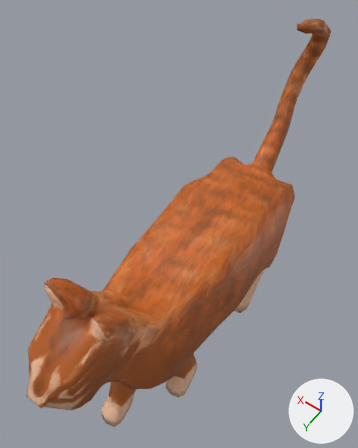
The FBX model CatOnALedge2/Assets/Art/Cat_Assets/Cat_Animated.fbx as it was, and as the next commit left it.
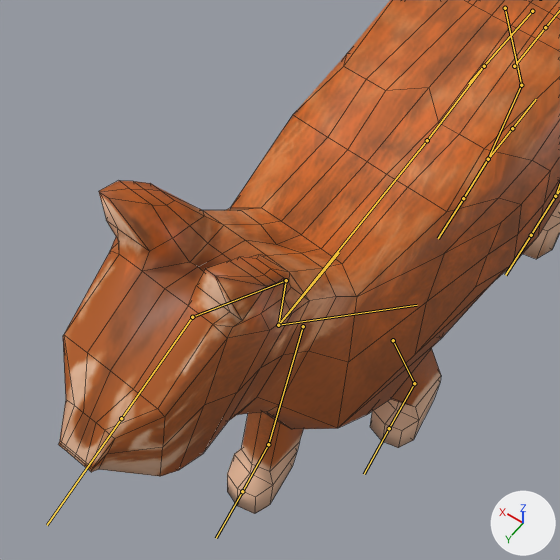
Each version is shown whole from a 50 mm camera at (-1.67, 2.57, 6.67) aimed at (0.36, -0.27, 2.2), then close up on the part from 0% to 70% of the width and 44% to 100% of the height. Arrows for +X, +Y and +Z are at lower right; the lights stay in place. Both versions are drawn at frame 17 of the action 'Armature|Jump'; the numbers are the values there. The bones that bend it are drawn over the model as lines in the close-ups. The close-ups show mesh edges as thin lines.

In view in the first close-up: 'CatMesh'.
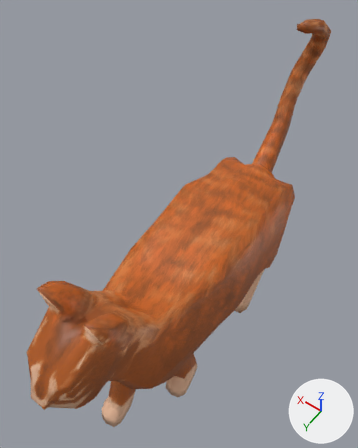
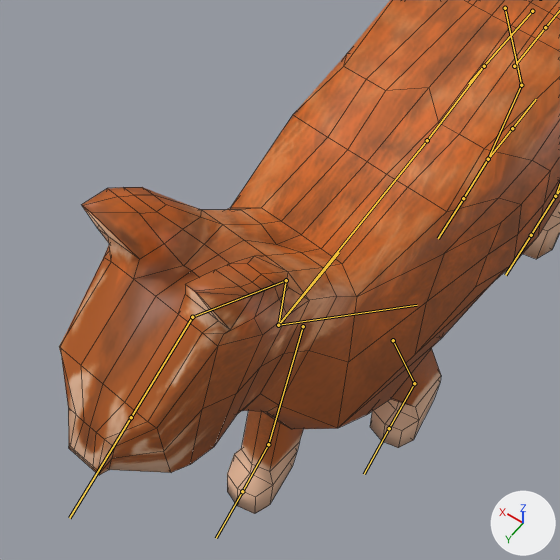
The change, as a diff of the scene's bpy script:
```diff
--- a/CatOnALedge2/Assets/Art/Cat_Assets/Cat_Animated.fbx.py
+++ b/CatOnALedge2/Assets/Art/Cat_Assets/Cat_Animated.fbx.py
@@ bone_spine1_004 @@
 bone_spine1_004 = bpy.data.objects['Armature'].pose.bones['spine1.004']  # child of 'spine1.003'
-bone_spine1_004.rotation_quaternion = (0.999, -0.039, -0.025, -0.007)  # degrees (-4, -3, -1)
+bone_spine1_004.rotation_quaternion = (0.998, 0.06, -0.001, 0.001)  # degrees (7, 0, 0)
```

Changed parts and their boxes (x1, y1, x2, y2) in the close-ups (560 x 560 px):
'CatMesh', posed
    both: (59, 0, 560, 514)
bone 'spine1.004', root to tip
    before: (192, 317) to (121, 418)
    after: (192, 317) to (131, 417)
